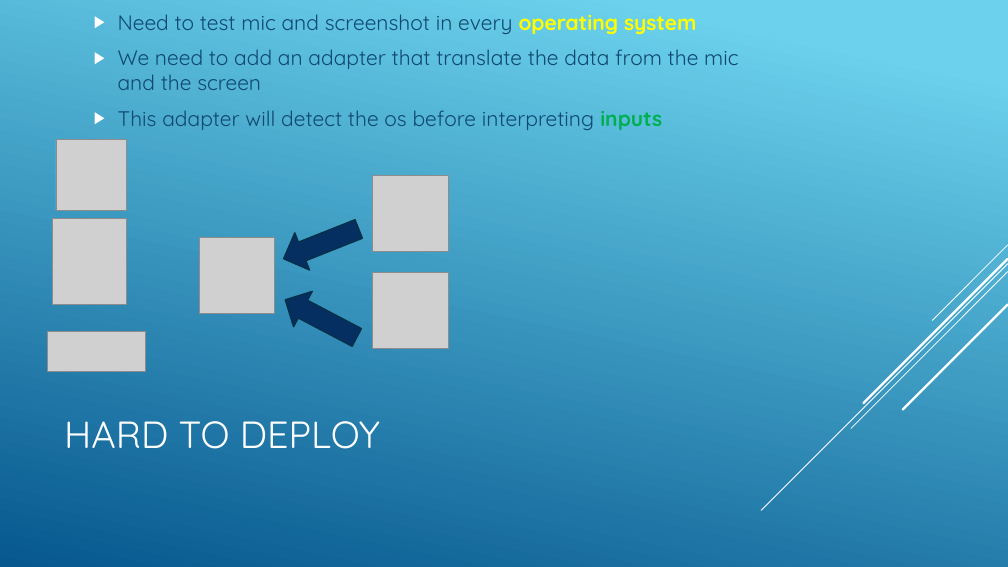
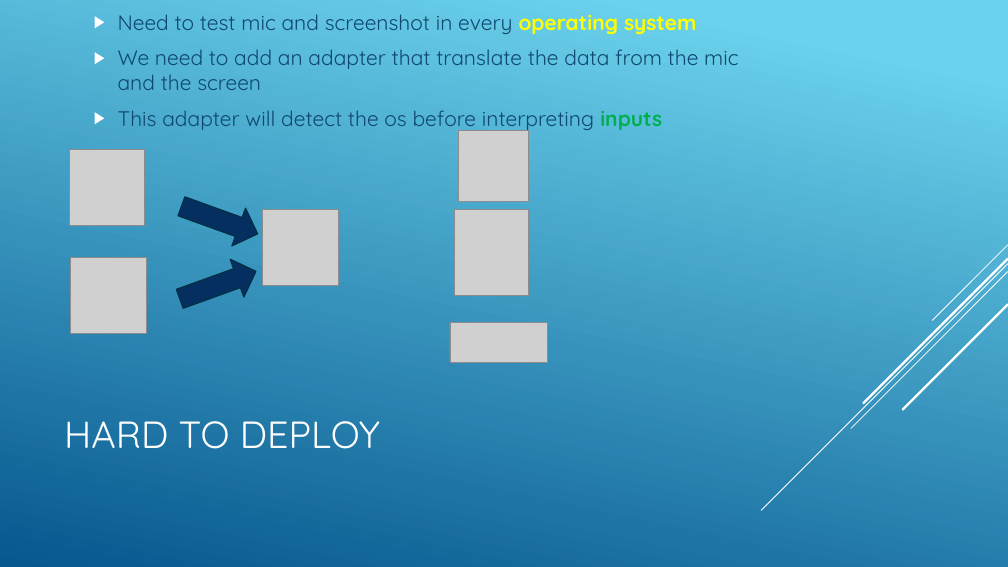
Before and after one commit to jnguyen1192/SIA, a slide deck: slide 7 of SAI_presentation.pptx. Drawn at 1008x567 pixels with LibreOffice and Linux fonts; fonts in the diff are those of the drawing; grey boxes stand for pictures. Boxes give left, top, right and bottom in pixels: in the first picture for what was removed or moved away, otherwise in the second. Text is boxed around its words. In the diff, an @@ line names an element or a change of style, - is before the commit and + after.

Commit message:
#12 Icons position updated on issues slides

```diff
--- a/SAI_presentation.pptx
+++ b/SAI_presentation.pptx
@@ picture moved from (x1=373, y1=175, x2=448, y2=251) to (x1=69, y1=150, x2=144, y2=225) @@
@@ right arrow at (x1=175, y1=188, x2=265, y2=253): rotation 158 to 19 degrees @@
@@ picture moved from (x1=199, y1=237, x2=274, y2=313) to (x1=263, y1=209, x2=339, y2=285) @@
@@ 3 pictures moved together from (x1=48, y1=140, x2=145, y2=371) to (x1=450, y1=131, x2=547, y2=362) @@
@@ picture moved from (x1=373, y1=273, x2=448, y2=349) to (x1=71, y1=258, x2=147, y2=333) @@
@@ right arrow at (x1=173, y1=253, x2=263, y2=318): rotation 207 to 340 degrees @@
```
